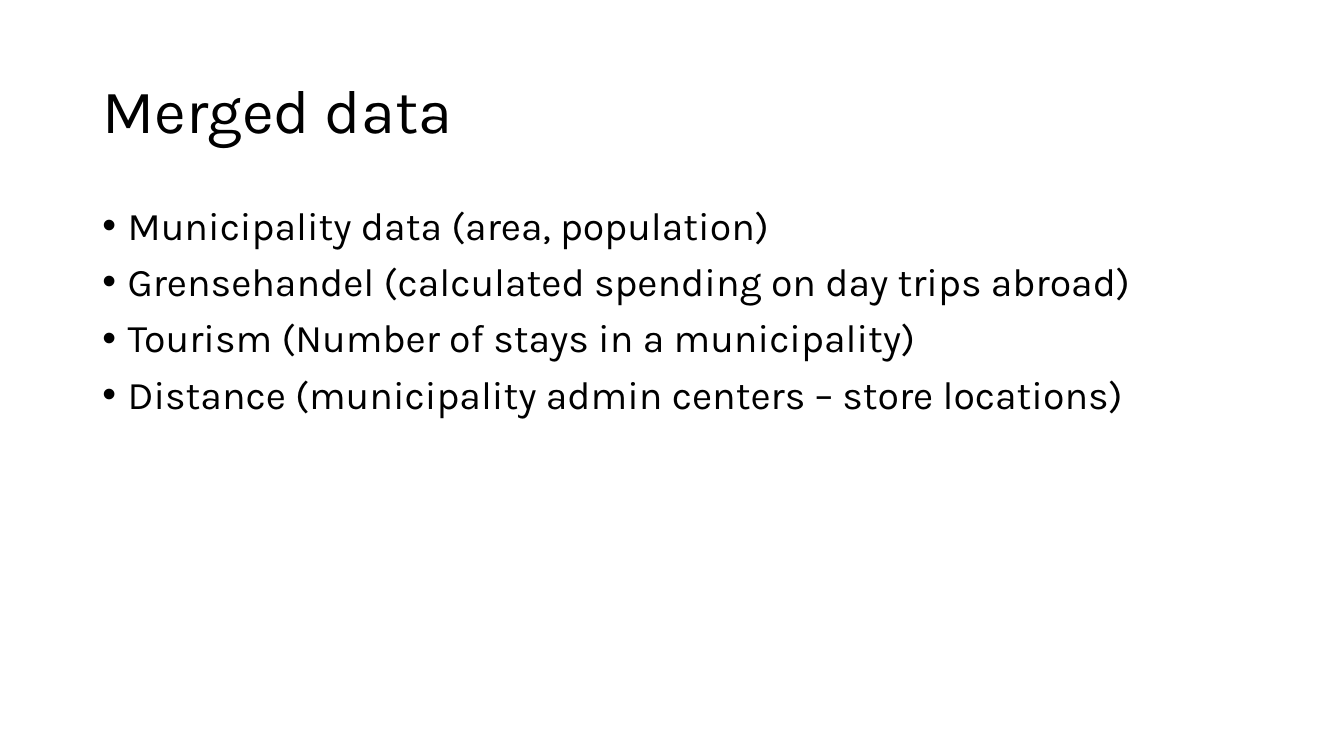
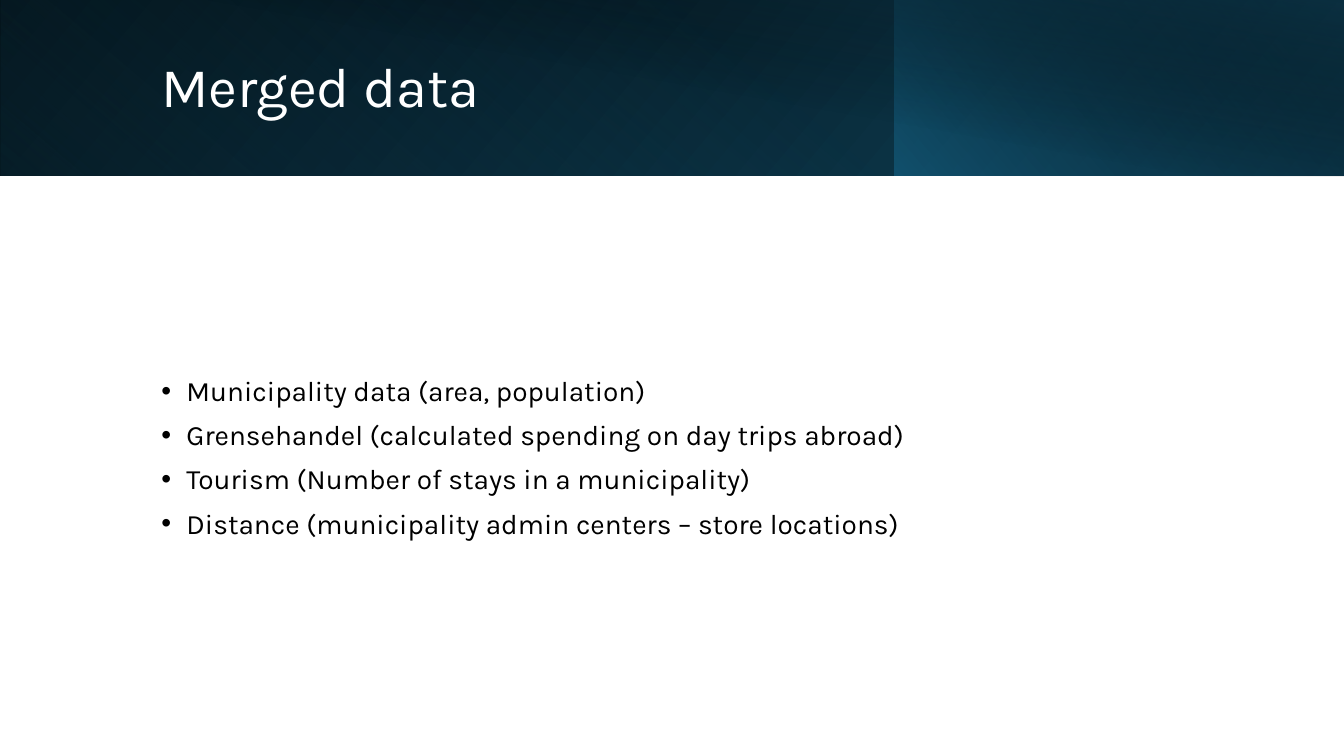
Before and after one commit to sanderseriksen/BAN440-Term-Paper, a slide deck: slide 6 of BAN440 – Term Paper Idea.pptx. Drawn at 1344x756 pixels with LibreOffice and Linux fonts; fonts in the diff are those of the drawing. Boxes give left, top, right and bottom in pixels: in the first picture for what was removed or moved away, otherwise in the second. Text is boxed around its words. In the diff, an @@ line names an element or a change of style, - is before the commit and + after.

```diff
--- a/BAN440 – Term Paper Idea.pptx
+++ b/BAN440 – Term Paper Idea.pptx
@@ rectangle added at <box>0,0,1344,175</box>, fill gradient #000000 to #104862 @@
@@ rectangle added at <box>0,0,895,175</box>, fill gradient #156082 to #0B3041 @@
@@ rectangle added at <box>50,0,1344,176</box>, fill gradient #000000 to #0B3041 @@
@@ rectangle added at <box>894,0,1344,175</box>, fill gradient #156082 to #000000 @@
@@ title "Merged data": place and size @@
-title "Merged data" at <box>102,91,452,148</box>
+title "Merged data" at <box>161,68,479,121</box>
@@ title "Merged data" at <box>161,68,479,121</box>: size 44 to 40 pt, text colour #000000 to #FFFFFF @@
@@ text "Municipality data (area, population)": place and size @@
-text "Municipality data (area, population)" at <box>128,211,1130,419</box>
+text "Municipality data (area, population)" at <box>186,380,903,541</box>
@@ text "Municipality data (area, population)" at <box>186,380,903,541</box>: size 28 to 20 pt; vertical alignment top to middle @@
```
Also in this commit, not shown: 2 other slides changed.
